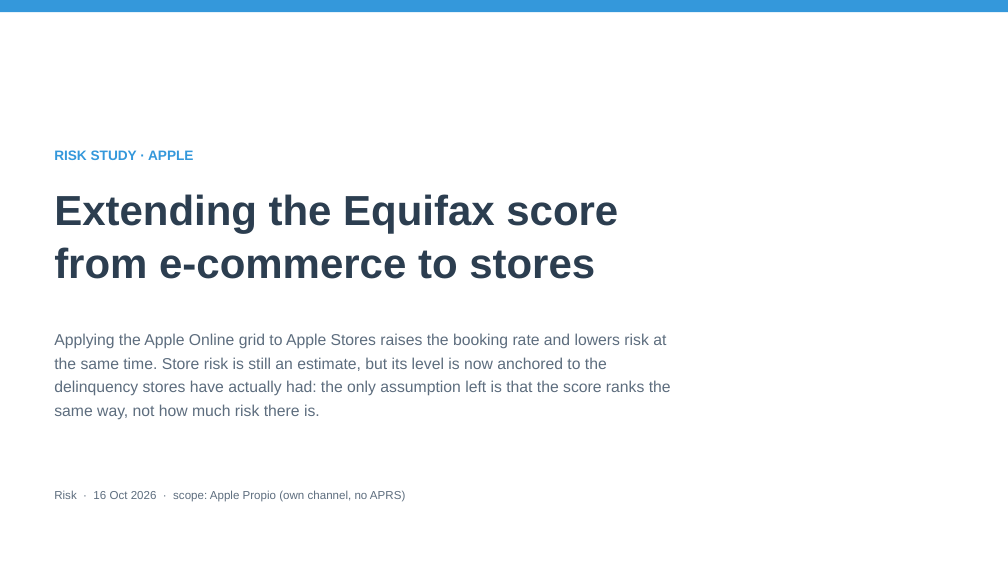
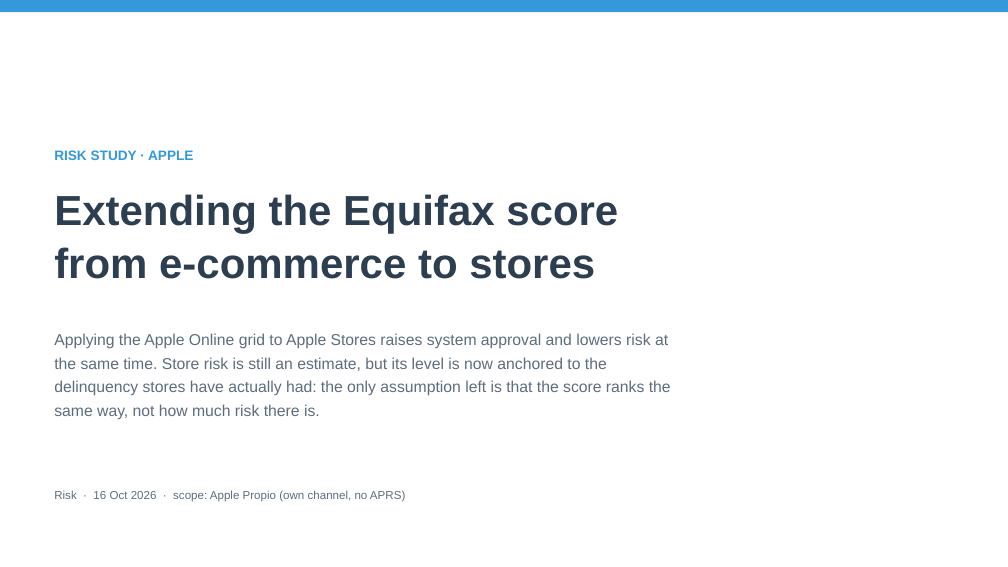
Before and after one commit to iocariz/scoring_tools, a slide deck: slide 1 of output/apple_deck/Apple_EFX_Study.pptx. Drawn at 1008x567 pixels with LibreOffice and Linux fonts; fonts in the diff are those of the drawing. Boxes give left, top, right and bottom in pixels: in the first picture for what was removed or moved away, otherwise in the second. Text is boxed around its words. In the diff, an @@ line names an element or a change of style, - is before the commit and + after.

```diff
--- a/output/apple_deck/Apple_EFX_Study.pptx
+++ b/output/apple_deck/Apple_EFX_Study.pptx
@@ text at [54, 333, 671, 420]: text changed @@
-Applying the Apple Online grid to Apple Stores raises the booking rate and lowers risk at the same time. Store risk is still an estimate, but its level is now anchored to the delinquency stores have actually had: the only assumption left is that the score ranks the same way, not how much risk there is.
+Applying the Apple Online grid to Apple Stores raises system approval and lowers risk at the same time. Store risk is still an estimate, but its level is now anchored to the delinquency stores have actually had: the only assumption left is that the score ranks the same way, not how much risk there is.
```
Also in this commit, not shown: 9 other slides changed, 5 other files.
